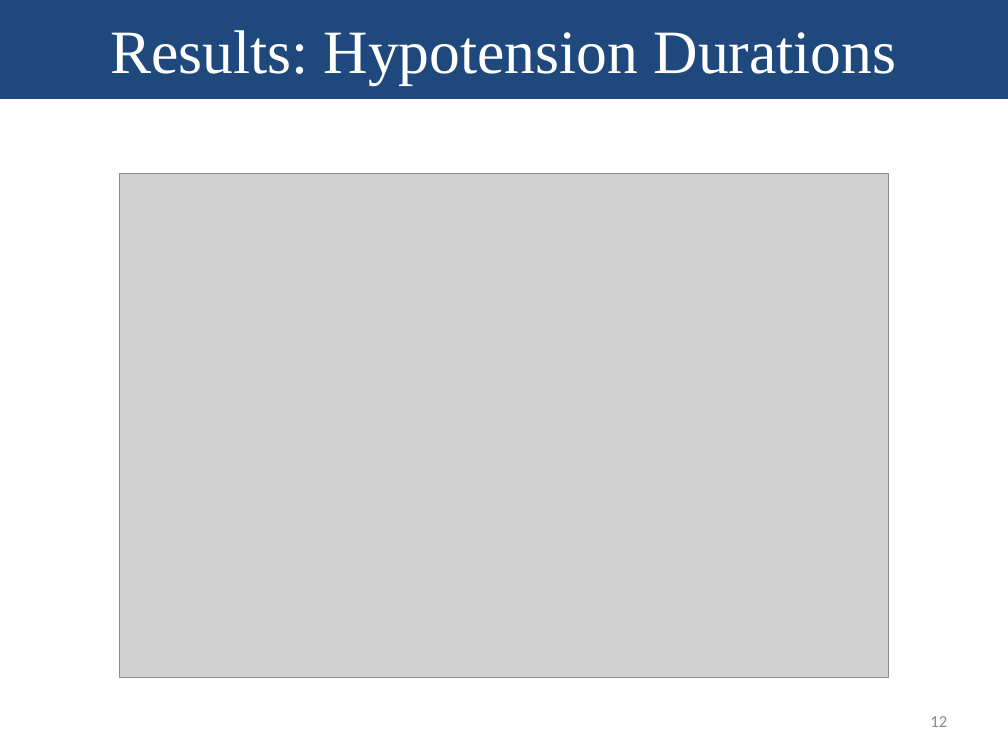
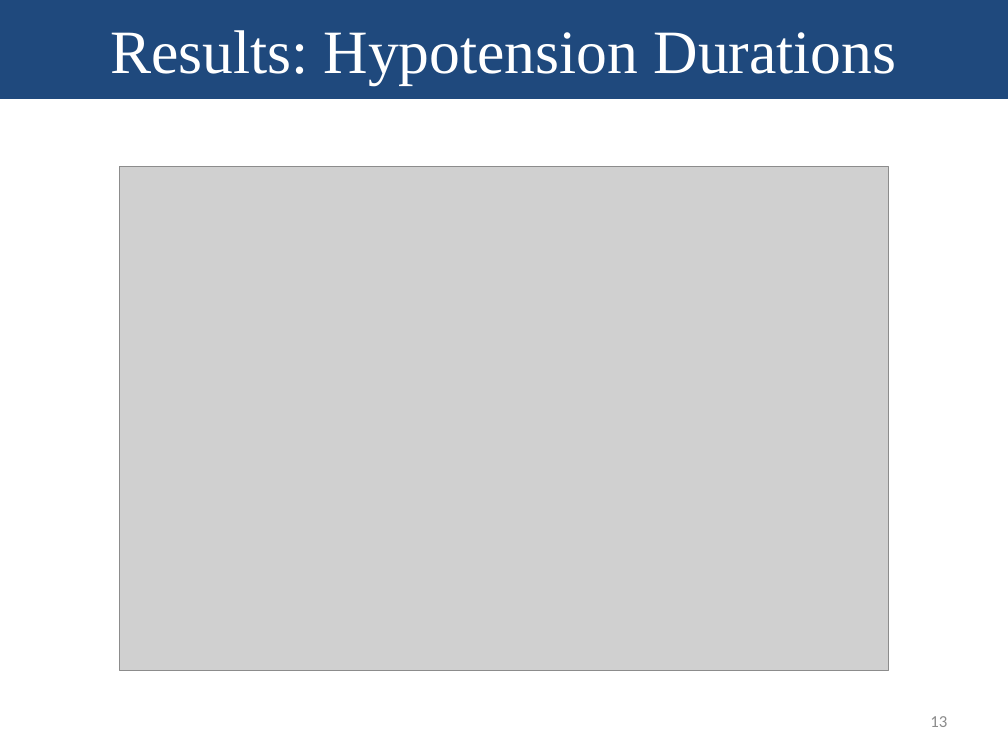
Before and after one commit to nalinimsingh/HST.953-AKI-Prediction, a slide deck: slide 13 of docs/Presentation.pptx (slide 12 before the commit). Drawn at 1008x756 pixels with LibreOffice and Linux fonts; fonts in the diff are those of the drawing; grey boxes stand for pictures. Boxes give left, top, right and bottom in pixels: in the first picture for what was removed or moved away, otherwise in the second. Text is boxed around its words. In the diff, an @@ line names an element or a change of style, - is before the commit and + after.

```diff
--- a/docs/Presentation.pptx
+++ b/docs/Presentation.pptx
@@ picture moved from (x1=120, y1=173, x2=888, y2=677) to (x1=120, y1=166, x2=888, y2=670) @@
@@ page number at (x1=930, y1=716, x2=947, y2=727): text changed @@
-12
+13
```
Also in this commit, not shown: 3 other slides changed, 2 other files.
